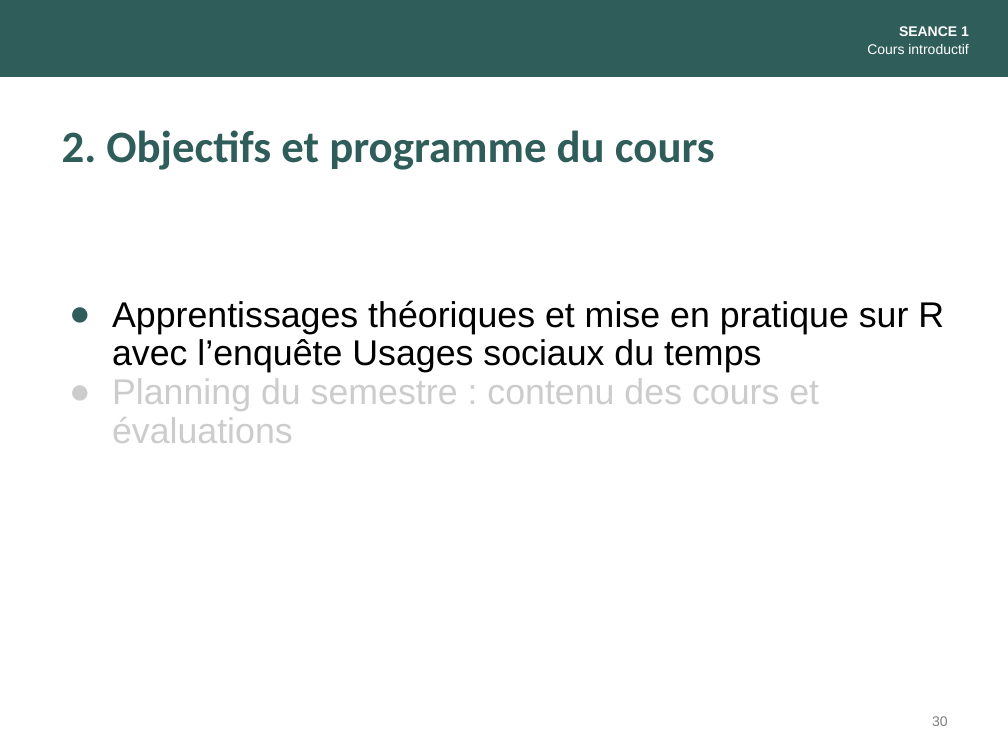
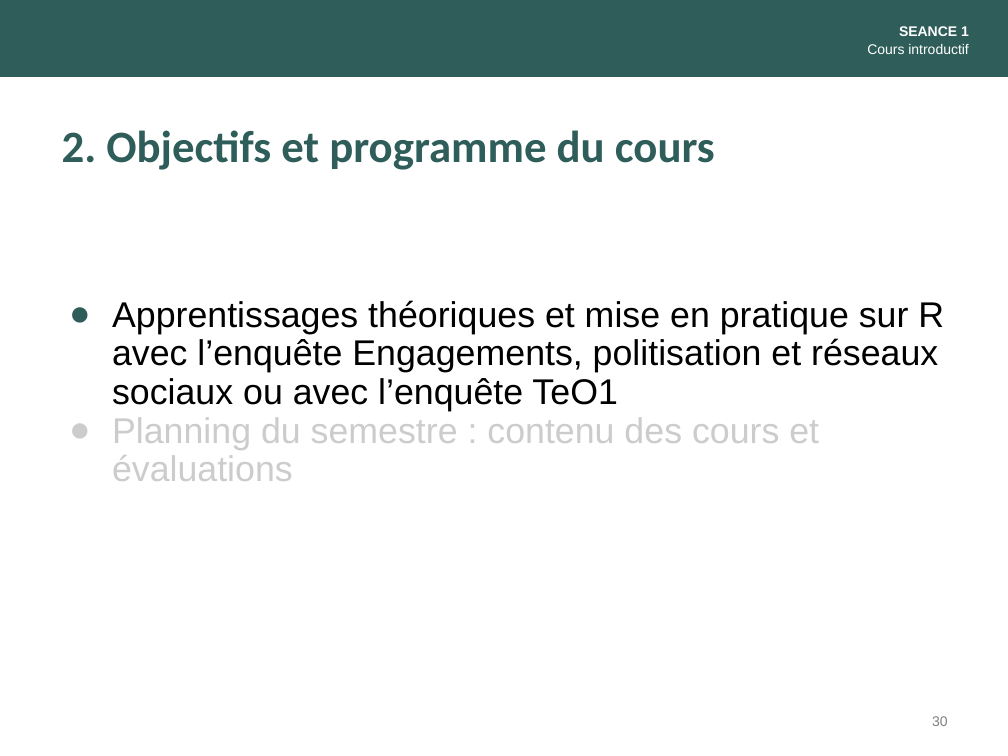
Before and after one commit to alextranslatus/MQSS, a slide deck: slide 30 of slides/1. Intro Partie I.pptx. Drawn at 1008x756 pixels with LibreOffice and Linux fonts; fonts in the diff are those of the drawing. Boxes give left, top, right and bottom in pixels: in the first picture for what was removed or moved away, otherwise in the second. Text is boxed around its words. In the diff, an @@ line names an element or a change of style, - is before the commit and + after.

```diff
--- a/slides/1. Intro Partie I.pptx
+++ b/slides/1. Intro Partie I.pptx
@@ text at box(112, 300, 944, 411): text changed @@
-● Apprentissages théoriques et mise en pratique sur R avec l’enquête Usages sociaux du temps
+● Apprentissages théoriques et mise en pratique sur R avec l’enquête Engagements, politisation et réseaux sociaux ou avec l’enquête TeO1
```
Also in this commit, not shown: 4 other slides changed, 2 slides added, 2 other files.
